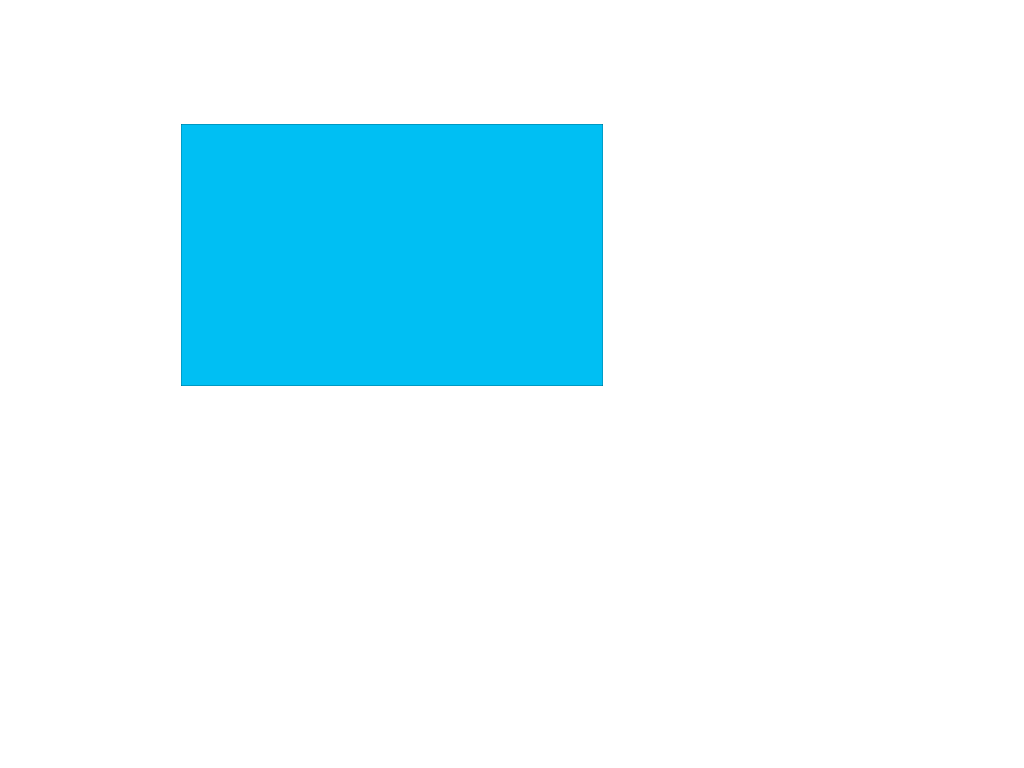
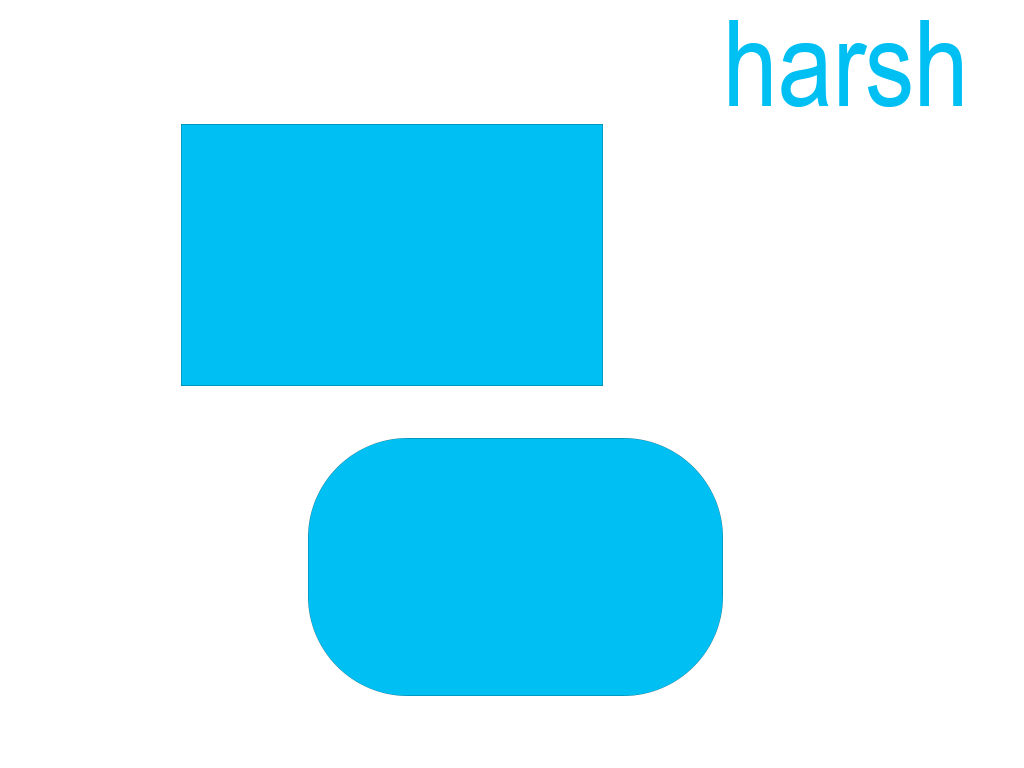
Comparing the layer stacks of the two w=1024, h=768 images. Changes:
added group "Nav" with 1 layers above "Group 1" over [729, 20, 962, 107]
added layer "harsh" in group "Nav" over [729, 20, 962, 107]
added group "Group 1" with 2 layers over [308, 438, 723, 696]
added layer "Rounded Rectangle 1" in group "Group 1" over [308, 438, 723, 696]
removed layer "Background" over [308, 20, 962, 696]
